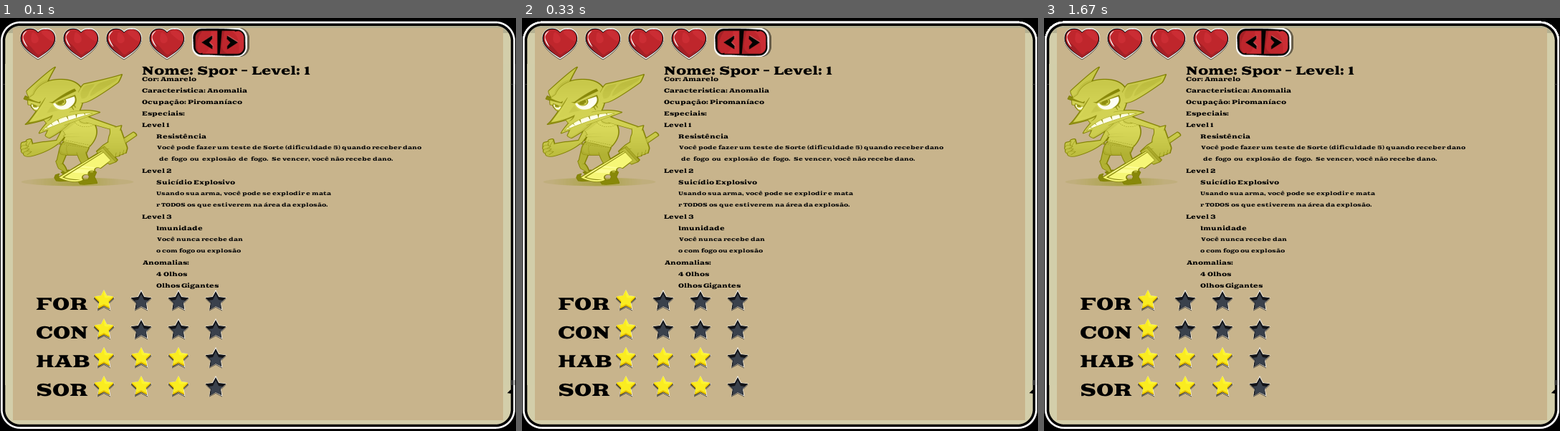
Above: before the commit, frames 1-3 (left to right).
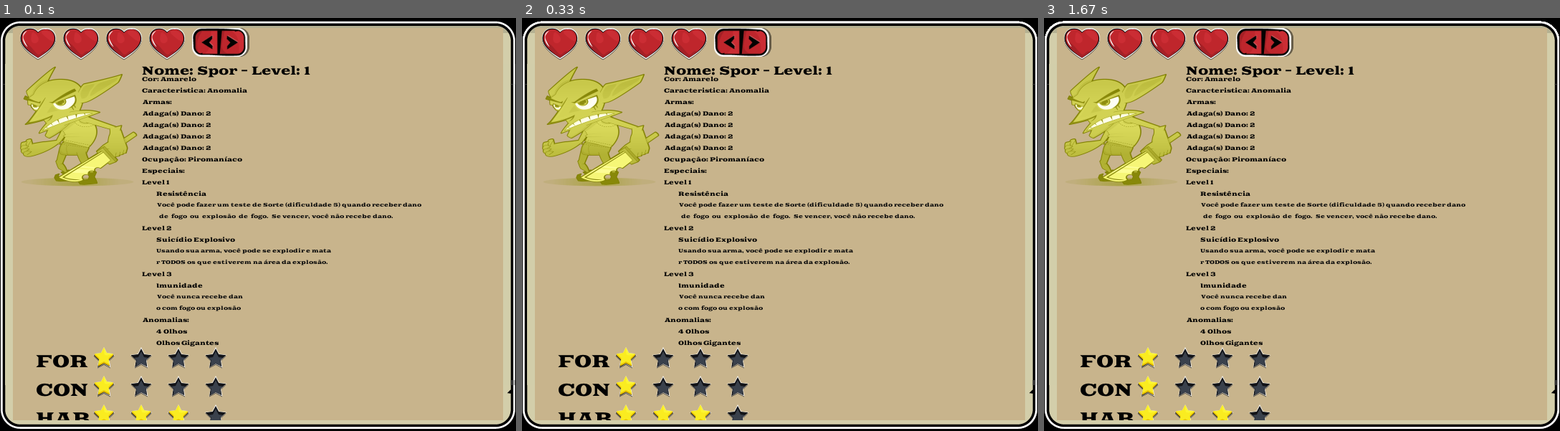
Above: after the commit, the same moments.

Repository: antomarsi/MalditosGoblinsPygame
Game: pygame game, started from main.py
Same seed, same stepped clock (60 frames per second), same inputs: the game is played once before the commit and once after it.
Inputs:
- Up to frame 1 (0.1 s): no input
- Up to frame 2 (0.33 s): no input
- Up to frame 3 (1.67 s): no input

The runs differ from the first frame. In frame 1, 5.5% of the frame differs, in the area x 6-82%, y 19-98%; in frame 2, 5.5%; in frame 3, 5.5%.

Commit message:
Equipamentos voltaram

Diff:
--- a/main.py
+++ b/main.py
@@ -157,8 +157,12 @@
         linha += 16
         panel.blit(FONT_SML.render('Caracteristica: '+str(goblin.caracteristica['nome']), True, (0, 0, 0)), [180, linha])
         linha += 16
-        #panel.blit(FONT_SML.render('Arma: '+str(goblin.equipamento[0].nome)+' Dano: '+str(goblin.equipamento[0].dano), True, (0, 0, 0)), [180, linha])
-        #linha += 16
+        panel.blit(FONT_SML.render('Armas: ', True, (0, 0, 0)), [180, linha])
+        linha += 16
+        for index, arma in  enumerate(goblin.equipamento):
+            panel.blit(FONT_SML.render(str(arma.nome)+' Dano: '+str(arma.dano), True, (0, 0, 0)), [180, linha])
+            linha += 16
+
         panel.blit(FONT_SML.render('Ocupação: '+str(goblin.ocupacao['nome']), True, (0, 0, 0)), [180, linha])
         linha += 16
         panel.blit(FONT_SML.render('Especiais: ', True, (0, 0, 0)), [180, linha])
